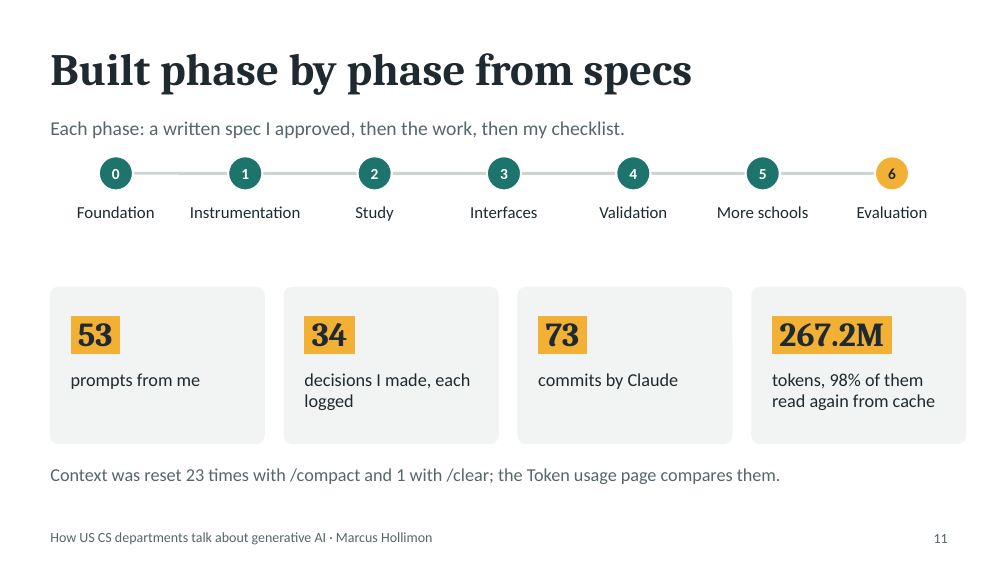
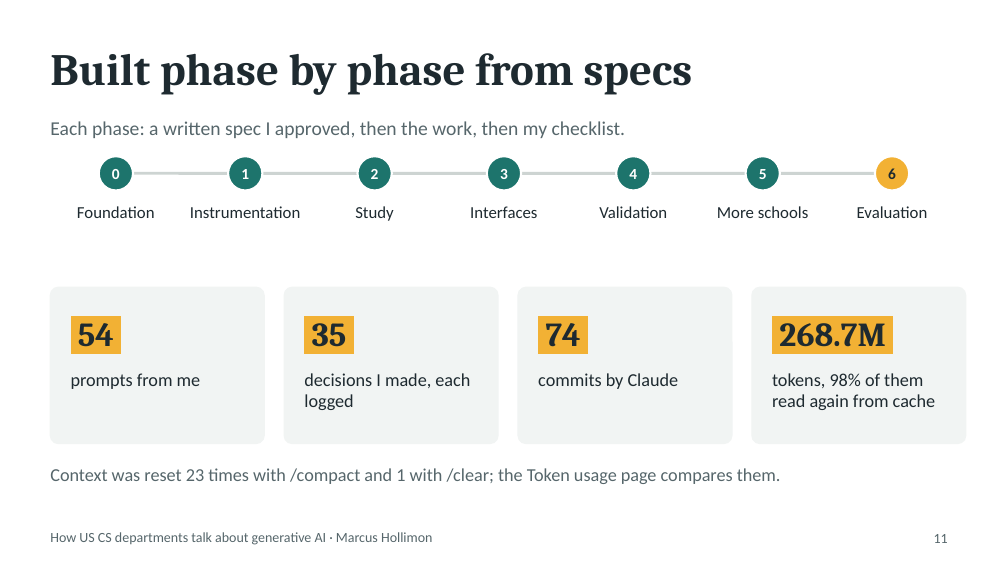
Before and after one commit to Marcus-Hollimon/Project-2-AI-Use-In-Schools, a slide deck: slide 11 of presentation/AI-in-CS-departments.pptx. Drawn at 1008x567 pixels with LibreOffice and Linux fonts; fonts in the diff are those of the drawing. Boxes give left, top, right and bottom in pixels: in the first picture for what was removed or moved away, otherwise in the second. Text is boxed around its words. In the diff, an @@ line names an element or a change of style, - is before the commit and + after.

```diff
--- a/presentation/AI-in-CS-departments.pptx
+++ b/presentation/AI-in-CS-departments.pptx
@@ text at bbox=[78, 315, 114, 347]: text changed @@
-53
+54
@@ text at bbox=[312, 315, 347, 347]: text changed @@
-34
+35
@@ text at bbox=[546, 315, 581, 347]: text changed @@
-73
+74
@@ text at bbox=[779, 315, 886, 347]: text changed @@
-267.2M
+268.7M
```
Also in this commit, not shown: 2 other slides changed, 8 other files.
